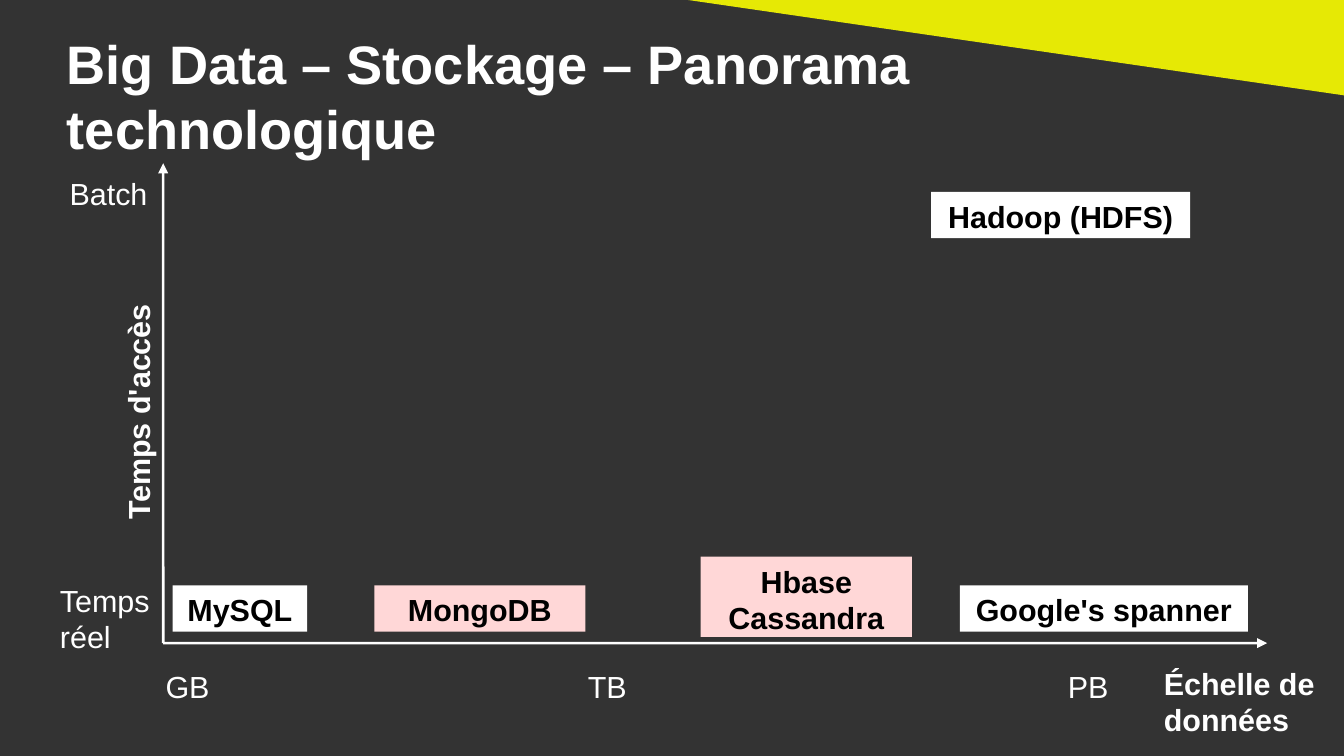
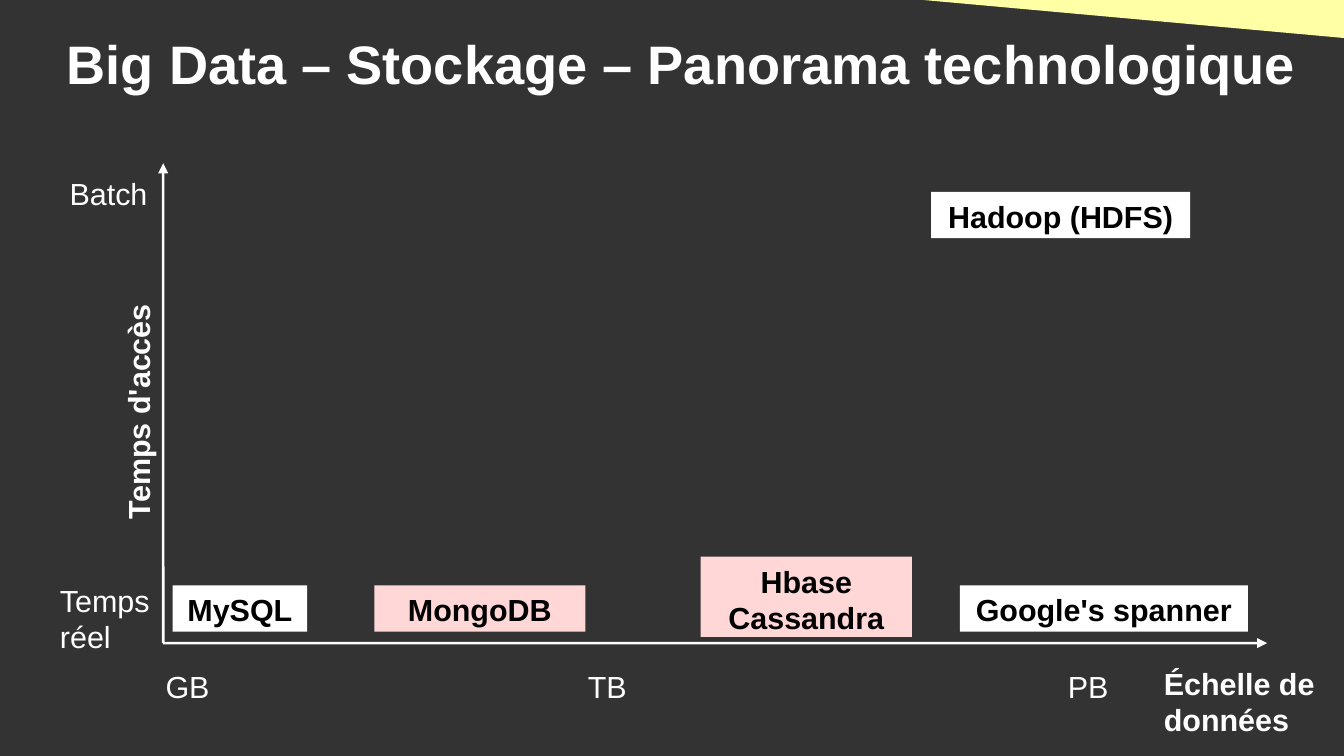
Before and after one commit to DanYellow/cours, a slide deck: slide 10 of big-data-s4/travaux-pratiques/numero-2/presentation.odp. Drawn at 1344x756 pixels with LibreOffice and Linux fonts; fonts in the diff are those of the drawing. Boxes give left, top, right and bottom in pixels: in the first picture for what was removed or moved away, otherwise in the second. Text is boxed around its words. In the diff, an @@ line names an element or a change of style, - is before the commit and + after.

Commit message:
Update big-data

```diff
--- a/big-data-s4/travaux-pratiques/numero-2/presentation.odp
+++ b/big-data-s4/travaux-pratiques/numero-2/presentation.odp
@@ right triangle removed at (652, 0, 1344, 96) @@
@@ right triangle added at (863, 0, 1344, 39), fill #FFFFA6 @@
@@ title "Big Data – Stockage – ..." rewrapped from (67, 44, 910, 158) to (67, 44, 1295, 93) @@
```
Also in this commit, not shown: 12 other slides changed, 3 slides added, 5 other files.
